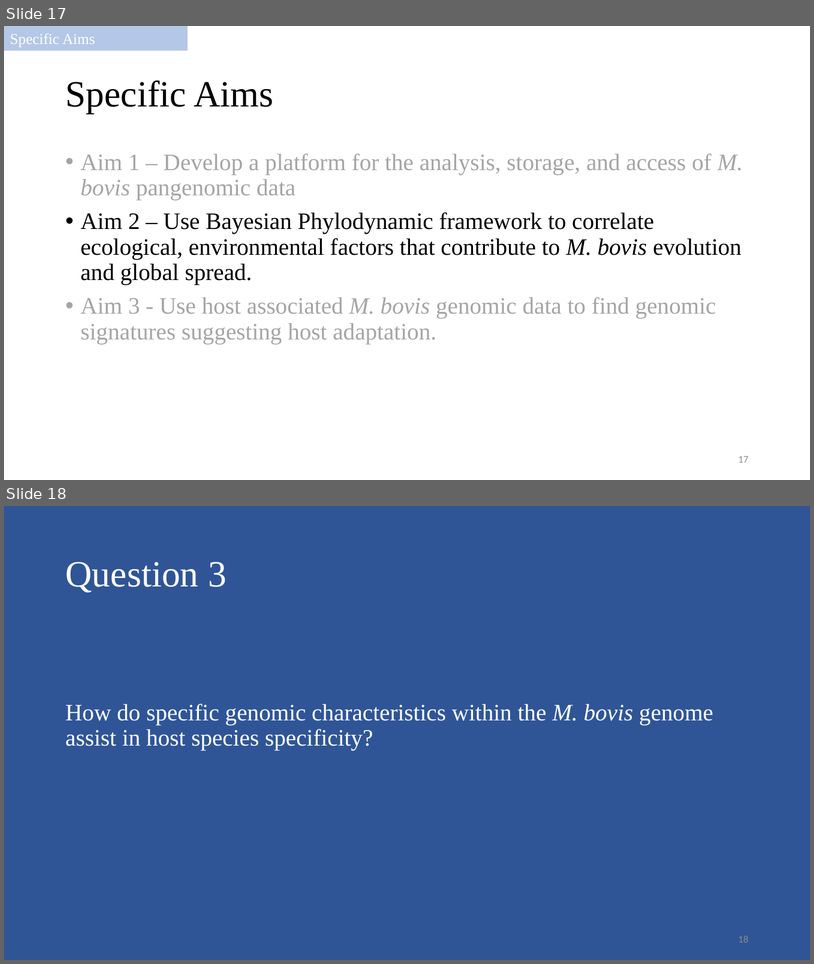
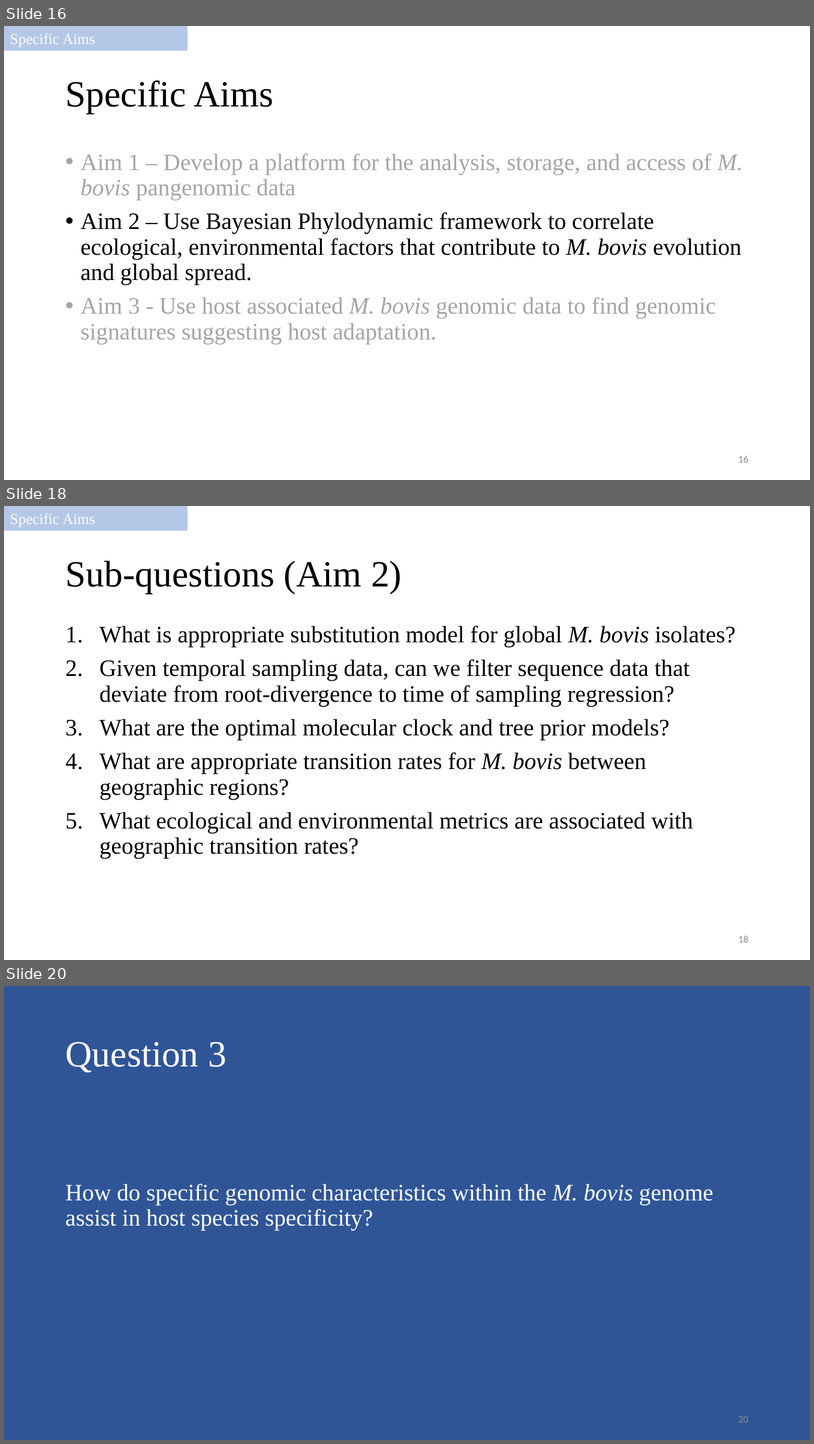
Before and after one commit to salvadorlab/Bovis-PangenomeOfReservoirs, a slide deck: Resources/2021_committeemeeting.pptx. Shown one above the other, each under a label of ours: slides 17 and 18 before the commit, slides 16, 18 and 20 after it; the slides between them are not shown. The pictures are 814x964 and 814x1444 pixels, drawn with LibreOffice and Linux fonts; fonts in the diff are those of the drawing. Boxes give left, top, right and bottom in pixels: in the first picture for what was removed or moved away, otherwise in the second. Text is boxed around its words. In the diff, an @@ line names an element or a change of style, - is before the commit and + after.

Commit message:
get data

```diff
--- a/Resources/2021_committeemeeting.pptx
+++ b/Resources/2021_committeemeeting.pptx
@@ slide 18 added at bbox=[4, 506, 810, 960], background #FFFFFF @@
@@ rectangle added at bbox=[4, 506, 188, 530], fill #B4C7E7, outline #B4C7E7 1 pt, 18 pt, text #FFFFFF @@
+Specific Aims
@@ title added at bbox=[65, 561, 402, 593], 44 pt, text #000000 @@
+Sub-questions (Aim 2)
@@ text added at bbox=[99, 625, 736, 858], 28 pt, text #000000 @@
+1. What is appropriate substitution model for global M. bovis isolates?
+2. Given temporal sampling data, can we filter sequence data that deviate from root-divergence to time of sampling regression?
+3. What are the optimal molecular clock and tree prior models?
+4. What are appropriate transition rates for M. bovis between geographic regions?
+5. What ecological and environmental metrics are associated with geographic transition rates?
@@ page number added at bbox=[738, 935, 749, 942], 12 pt, text #8C8C8C @@
+18
@@ what was slide 17 is now slide 16 @@
@@ page number at bbox=[738, 456, 749, 462]: text changed @@
-17
+16
@@ what was slide 18 is now slide 20 @@
@@ page number at bbox=[738, 1416, 749, 1422]: text changed @@
-18
+20
```
Also in this commit, not shown: 2 slides changed, 5 other slides added, 8 slides removed, 5 other files.
